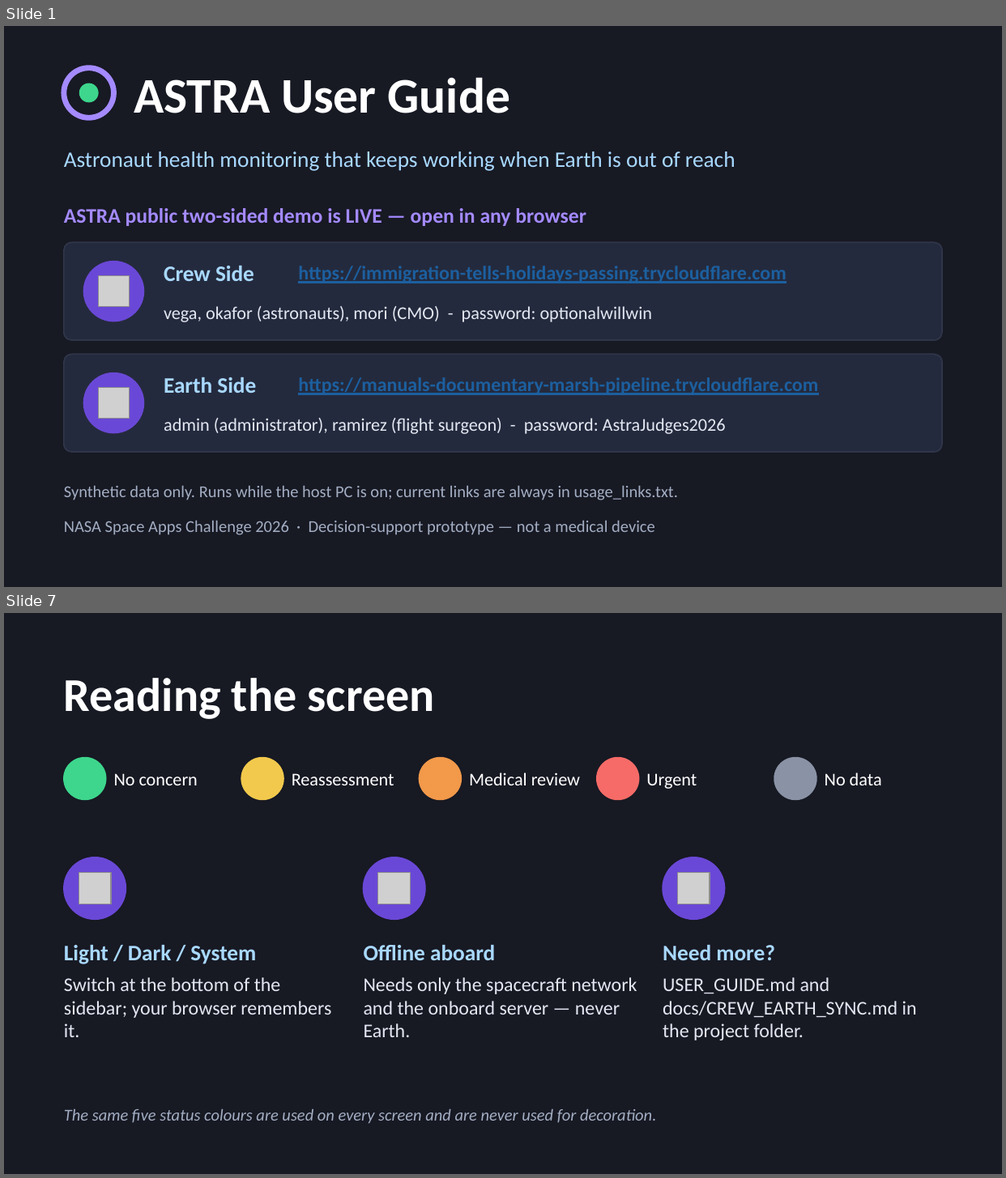
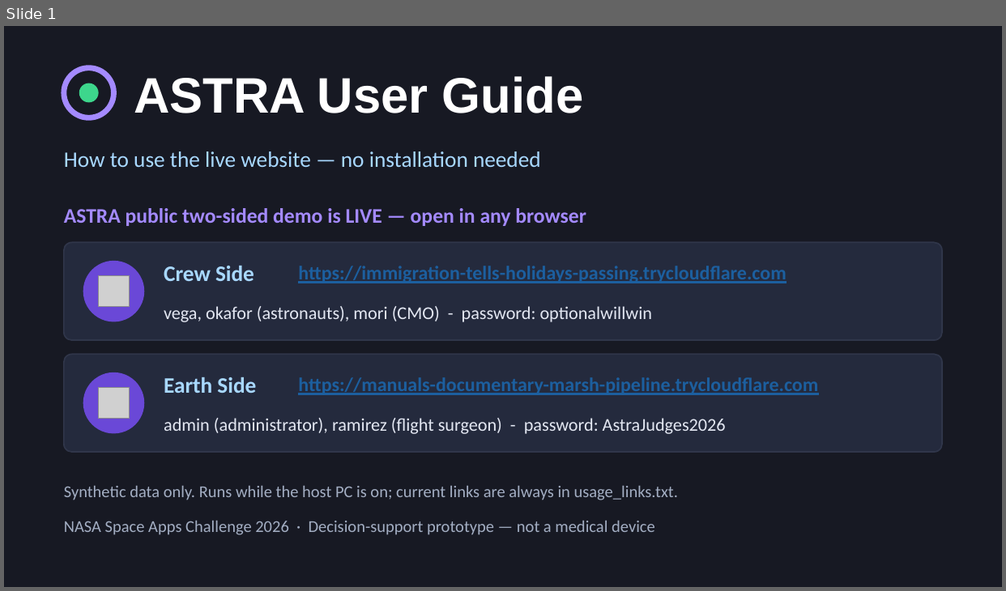
Before and after one commit to optional2026/nasa-challenge-2026, a slide deck: presentation/ASTRA_User_Guide.pptx. Shown one above the other, each under a label of ours: slides 1 and 7 before the commit, slide 1 after it; the slides between them are not shown. The pictures are 1006x1178 and 1006x591 pixels, drawn with LibreOffice and Linux fonts; fonts in the diff are those of the drawing; grey boxes stand for pictures. Boxes give left, top, right and bottom in pixels: in the first picture for what was removed or moved away, otherwise in the second. Text is boxed around its words. In the diff, an @@ line names an element or a change of style, - is before the commit and + after.

```diff
--- a/presentation/ASTRA_User_Guide.pptx
+++ b/presentation/ASTRA_User_Guide.pptx
@@ slide 7 removed at [4,613,1002,1174], background #171923 @@
@@ text removed at [64,678,435,719] @@
-Reading the screen
@@ ellipse removed at [64,758,106,799] @@
@@ ellipse removed at [241,758,283,799] @@
@@ ellipse removed at [420,758,461,799] @@
@@ ellipse removed at [597,758,639,799] @@
@@ ellipse removed at [774,758,816,799] @@
@@ text removed at [114,773,198,786] @@
-No concern
@@ text removed at [292,773,394,786] @@
-Reassessment
@@ text removed at [469,773,580,786] @@
-Medical review
@@ text removed at [646,773,697,789] @@
-Urgent
@@ text removed at [825,773,882,786] @@
-No data
@@ ellipse removed at [64,858,126,919] @@
@@ picture removed at [79,872,111,905] @@
@@ ellipse removed at [364,858,425,919] @@
@@ picture removed at [378,872,410,905] @@
@@ ellipse removed at [663,858,725,919] @@
@@ picture removed at [678,872,710,905] @@
@@ text removed at [64,944,256,965] @@
-Light / Dark / System
@@ text removed at [364,944,495,960] @@
-Offline aboard
@@ text removed at [663,944,775,960] @@
-Need more?
@@ text removed at [64,977,331,1037] @@
-Switch at the bottom of the sidebar; your browser remembers it.
@@ text removed at [364,977,637,1037] @@
-Needs only the spacecraft network and the onboard server — never Earth.
@@ text removed at [663,977,917,1041] @@
-USER_GUIDE.md and docs/CREW_EARTH_SYNC.md in the project folder.
@@ text removed at [64,1110,656,1124] @@
-The same five status colours are used on every screen and are never used for decoration.
@@ slide 1 changed as well @@
@@ text "ASTRA User Guide" at [134,76,583,113]: font Calibri to Arial @@
@@ text at [64,152,541,167]: text changed @@
-Astronaut health monitoring that keeps working when Earth is out of reach
+How to use the live website — no installation needed
```
Also in this commit, not shown: 1 other slide changed, 5 slides added, 4 other slides removed, 1 other file.
